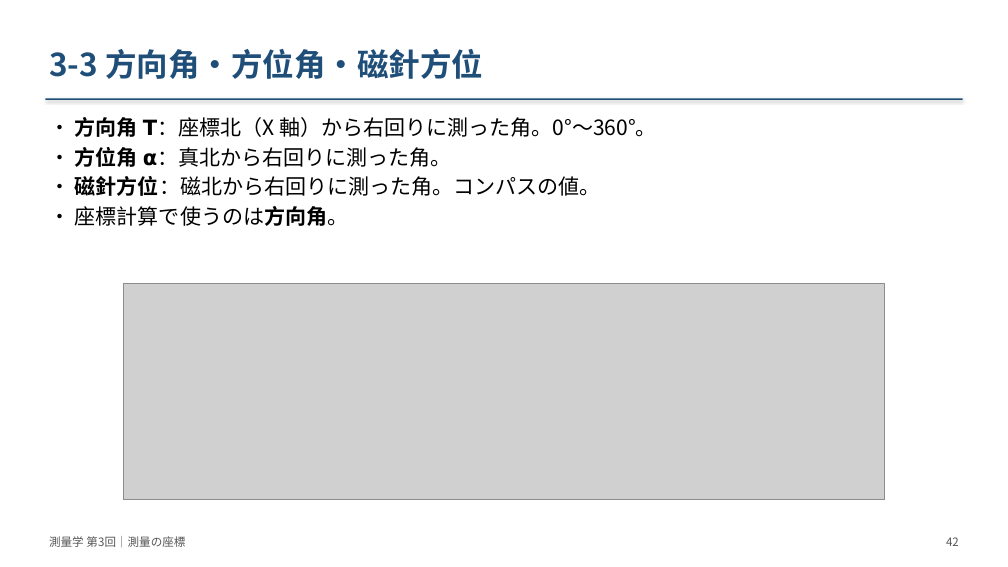
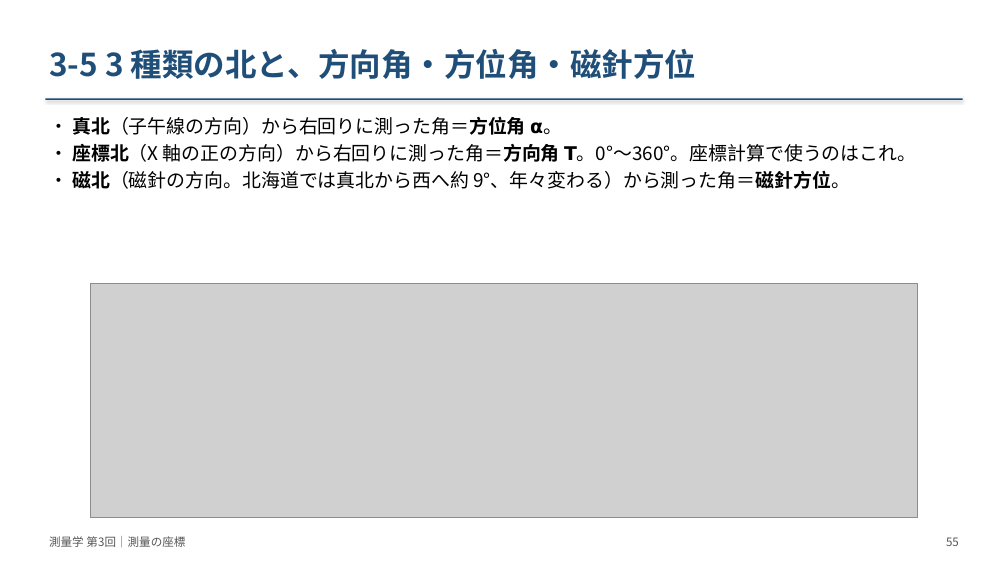
Before and after one commit to NN3210/Lecture, a slide deck: slide 55 of Surveying/materials/slides/第03回_測量の座標/slides.pptx (slide 42 before the commit). Drawn at 1008x567 pixels with LibreOffice and Linux fonts; fonts in the diff are those of the drawing; grey boxes stand for pictures. Boxes give left, top, right and bottom in pixels: in the first picture for what was removed or moved away, otherwise in the second. Text is boxed around its words. In the diff, an @@ line names an element or a change of style, - is before the commit and + after.

```diff
--- a/Surveying/materials/slides/第03回_測量の座標/slides.pptx
+++ b/Surveying/materials/slides/第03回_測量の座標/slides.pptx
@@ text at [49, 49, 697, 79]: text changed @@
-3-3 方向角・方位角・磁針方位
+3-5 3 種類の北と、方向角・方位角・磁針方位
@@ text at [72, 116, 916, 189]: text changed; size 20 to 18 pt @@
-• 方向角 T：座標北（X 軸）から右回りに測った角。0°〜360°。
-• 方位角 α：真北から右回りに測った角。
-• 磁針方位：磁北から右回りに測った角。コンパスの値。
-• 座標計算で使うのは方向角。
+• 真北（子午線の方向）から右回りに測った角＝方位角 α。
+• 座標北（X 軸の正の方向）から右回りに測った角＝方向角 T。0°〜360°。座標計算で使うのはこれ。
+• 磁北（磁針の方向。北海道では真北から西へ約 9°、年々変わる）から測った角＝磁針方位。
@@ picture: place and size @@
-picture at [124, 284, 885, 499]
+picture at [90, 284, 917, 518]
@@ text at [946, 537, 959, 546]: text changed @@
-42
+55
```
Also in this commit, not shown: 49 other slides changed, 15 slides added, 3 slides removed, 39 other files.
